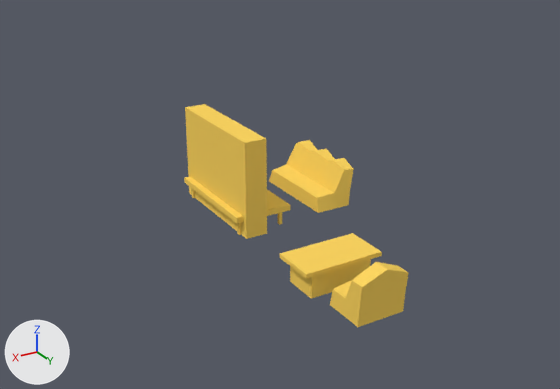
Renders of the Blender file assets/sofa.blend from each side of a commit.
Both versions are drawn from a camera (50 mm lens) standing at (1.045, 2.017, 1.026) and looking at (-0.016, 0.248, 0.141). Lighting does not change. The marker at lower left points along +X, +Y and +Z.

In view in the first picture: 'bookshelf', 'chair', 'desk', 'sofa', 'table'.
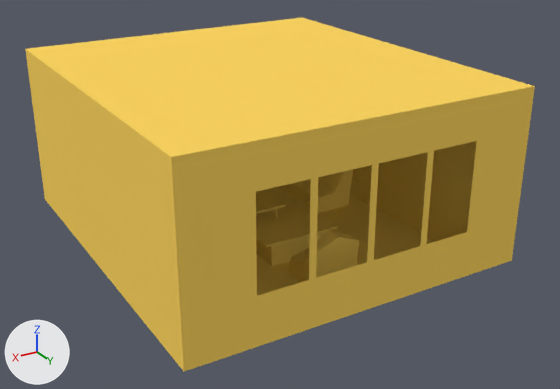
What differs and where, as boxes (x1, y1, x2, y2) in the pictures (560 x 389 px):
'room', added (yellow): after (25, 18, 535, 372)
'bookshelf', reshaped, moved, rescaled: before (185, 104, 267, 239); after (358, 141, 477, 242)
'desk', reshaped, moved: before (280, 233, 382, 299); after (256, 211, 338, 266)
'chair', moved: before (330, 262, 409, 327); after (288, 231, 359, 282)
'table', reshaped: before (184, 176, 291, 235); after (256, 190, 285, 220)
part 1 of me_cube_098, deleted (yellow): before (185, 104, 267, 239)
part 2 of me_cube_098, built on (brown): after (358, 141, 477, 242)
part 3 of me_cube, deleted (yellow): before (301, 240, 360, 266)
part 4 of me_cube, deleted: before (306, 252, 382, 279)
part 5 of me_cube, cut back: before (280, 233, 381, 298); after (256, 211, 338, 247)
part 6 of me_cube_003, added (brown): after (256, 190, 285, 214)
part 7 of me_cube_003, deleted (yellow): before (185, 176, 290, 218)
part 8 of me_cube_003, deleted: before (184, 178, 237, 223)
part 9 of me_cube_003, deleted: before (237, 205, 291, 223)

Patch to the scene script:
```diff
--- a/assets/sofa.blend.py
+++ b/assets/sofa.blend.py
@@ me_cube_098 @@
-me_cube_098.from_pydata(...)  # 110 vertices, 40 faces; spans x 0.0..0.07, y -0.2..0.2, z 0.0..0.3
+me_cube_098.from_pydata(...)  # 42 vertices, 40 faces; spans x 0.0..0.11, y -0.2..0.2, z 0.0..0.3
+# me_cube_098 part 1: 16 loose pieces with 92 vertices, spanning x 0.0..0.07, y -0.2..0.2, z 0.0..0.3, are deleted
+# me_cube_098 part 2
+# 3 vertices are removed from x 0.0, y 0.0, z 0.0..0.3
+# 2 faces are deleted
+# 9 vertices are added at x 0.11, y -0.19..0.19, z 0.1..0.11
+# 12 new vertices lie (0.11, 0.0, 0.0) away from vertices in x 0.0, y -0.2..0.2, z 0.0..0.3
+# 6 new vertices lie (0.0, 0.0, 0.18) away from vertices in x 0.11, y -0.19..0.19, z 0.11
+# 34 new faces join them
 me_cube_098.materials.append(mat_sectors)
@@ me_cube @@
 # used by ob_desk; location = (0.0, 0.533, 0.0); rotation_euler = (0.0, 0.0, -1.571), in degrees (0, 0, -90); scale = (1.2, 1.2, 1.2)
-me_cube.from_pydata(...)  # 56 vertices, 18 faces; spans x -0.054..0.054, y -0.098..0.098, z 0.0..0.07
+me_cube.from_pydata(...)  # 20 vertices, 18 faces; spans x -0.054..0.054, y -0.098..0.098, z 0.0..0.064
+# me_cube part 3: the loose piece of 4 vertices spanning x -0.036..0.036, y -0.056..0.056, z 0.07 is deleted
+# me_cube part 4: the loose piece of 4 vertices spanning x -0.054, y -0.098..0.098, z 0.06..0.07 is deleted
+# me_cube part 5: 28 vertices removed from x -0.054..0.054, y -0.098..0.098, z 0.0..0.07; 8 vertices added at x -0.054..0.054, y -0.098..0.098, z 0.064
 me_cube.materials.append(mat_sectors)
@@ me_cube_003 @@
 me_cube_003.from_pydata(...)  # 120 vertices, 30 faces; spans x -0.092..0.092, y -0.184..0.184, z 0.0..0.067
+# me_cube_003 part 6: a new loose piece, a box spanning x -0.0921..0.0921, y -0.1537..0.1537, z 0.0489..0.0563, in mat_sectors_001 (its picture is missing)
+# me_cube_003 part 7: the loose piece of 4 vertices spanning x -0.092..0.092, y -0.184..0.184, z 0.067 is deleted
+# me_cube_003 part 8: the loose piece of 4 vertices spanning x 0.092, y -0.184..0.184, z 0.049..0.067 is deleted
+# me_cube_003 part 9: the loose piece of 4 vertices spanning x -0.092..0.092, y 0.184, z 0.049..0.067 is deleted
 me_cube_003.materials.append(mat_sectors_001)
@@ ob_bookshelf @@
 ob_bookshelf = bpy.data.objects.new('bookshelf', me_cube_098)
-ob_bookshelf.location = (0.0, 0.0, 0.0)
+ob_bookshelf.location = (-0.5, 0.4, 0.0)
+ob_bookshelf.scale = (1.0, 1.38, 1.38)
@@ ob_desk @@
 ob_desk = bpy.data.objects.new('desk', me_cube)
-ob_desk.location = (0.0, 0.533, 0.0)
+ob_desk.location = (0.0, 0.333, 0.0)
 ob_desk.rotation_euler = (0.0, 0.0, -1.571)  # degrees (0, 0, -90)
@@ ob_chair @@
 ob_chair = bpy.data.objects.new('chair', me_cube_002)
-ob_chair.location = (0.0, 0.7, 0.0)
+ob_chair.location = (0.0, 0.5, 0.0)
 ob_chair.rotation_euler = (0.0, 0.0, -1.571)  # degrees (0, 0, -90)
@@ ob_room @@
+ob_room = bpy.data.objects.new('room', me_cube_034)  # 54 vertices, 38 faces; spans x -0.5..0.5, y -0.4..0.7, z 0.0..0.5; in mat_sectors (its picture is missing)
+ob_room.location = (0.0, 0.0, 0.0)
```
